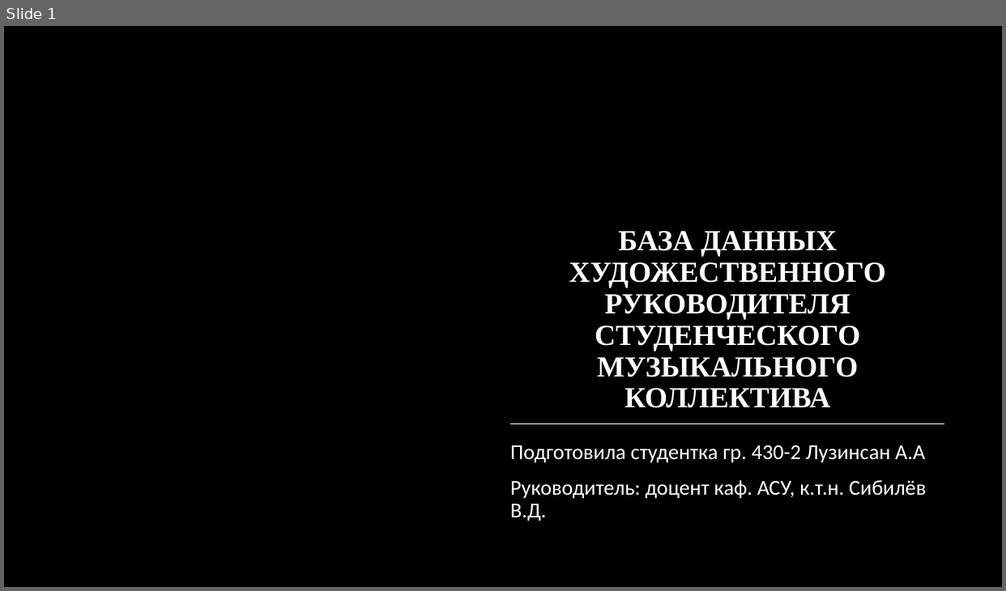
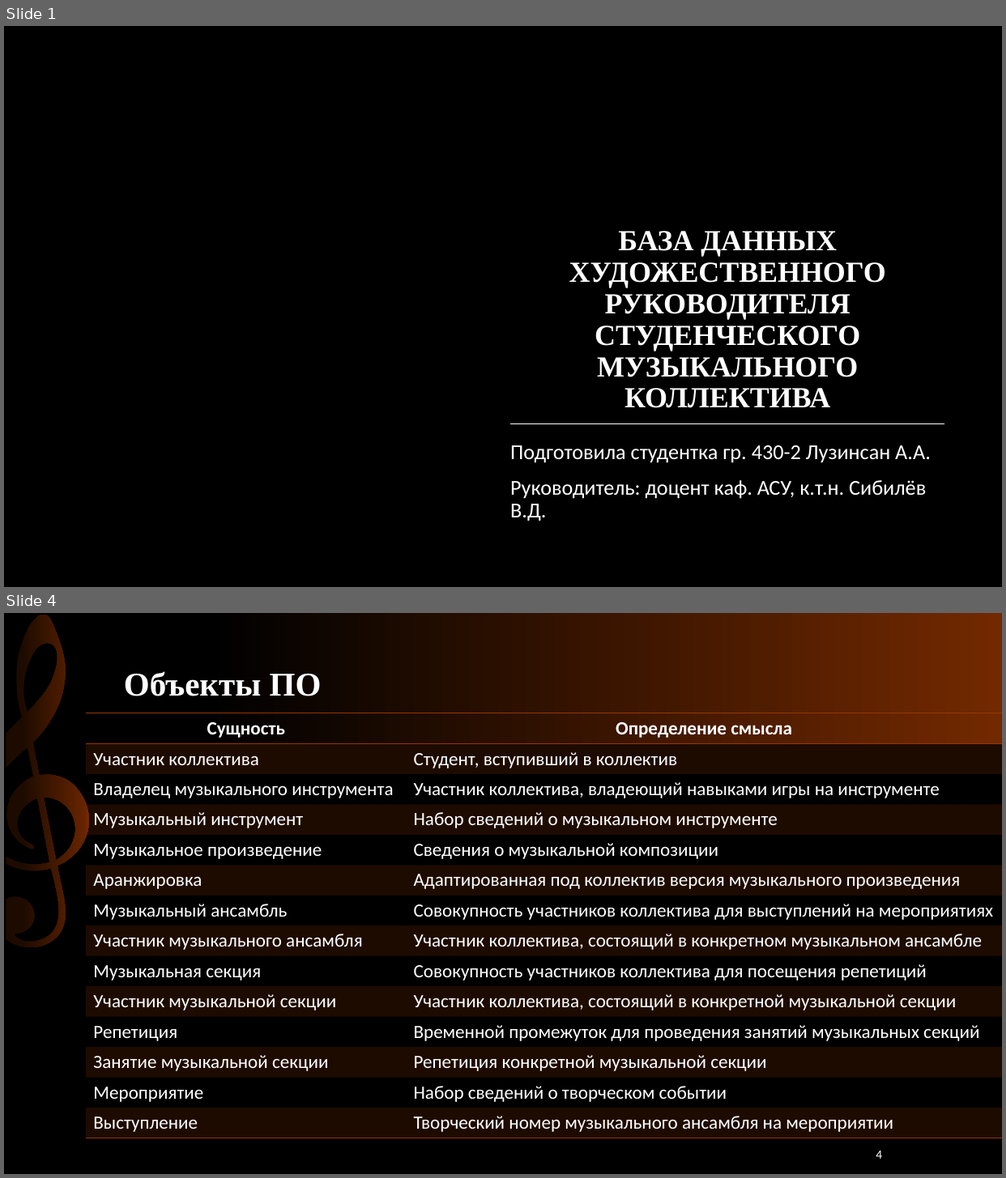
Before and after one commit to Luzinsan/tusur, a slide deck: 3_курс/6_semester/Базы_Данных/Курсовая/Защита.pptx. Shown one above the other, each under a label of ours: slide 1 before the commit, slides 1 and 4 after it; the slides between them are not shown. The pictures are 1006x591 and 1006x1178 pixels, drawn with LibreOffice and Linux fonts; fonts in the diff are those of the drawing; background and template pictures are left out. Boxes give left, top, right and bottom in pixels: in the first picture for what was removed or moved away, otherwise in the second. Text is boxed around its words. In the diff, an @@ line names an element or a change of style, - is before the commit and + after.

```diff
--- a/3_курс/6_semester/Базы_Данных/Курсовая/Защита.pptx
+++ b/3_курс/6_semester/Базы_Данных/Курсовая/Защита.pptx
@@ slide 4 added at (x1=4, y1=613, x2=1002, y2=1174), background #000000 @@
@@ rectangle added at (x1=4, y1=613, x2=1002, y2=744), fill gradient #000000 to #722900 @@
@@ freeform shape added at (x1=4, y1=613, x2=96, y2=950), fill gradient #1E0B00 to #722900 @@
@@ title added at (x1=124, y1=671, x2=322, y2=696), 32 pt, text #FFFFFF, bold @@
+Объекты ПО
@@ table added at (x1=87, y1=713, x2=1002, y2=1139), 14 rows, 2 columns @@
+Сущность | Определение смысла
+Участник коллектива | Студент, вступивший в коллектив
+Владелец музыкального инструмента | Участник коллектива, владеющий навыками игры на инструменте
+Музыкальный инструмент | Набор сведений о музыкальном инструменте
+Музыкальное произведение | Сведения о музыкальной композиции
+Аранжировка | Адаптированная под коллектив версия музыкального произведения
+Музыкальный ансамбль | Совокупность участников коллектива для выступлений на мероприятиях
+Участник музыкального ансамбля | Участник коллектива, состоящий в конкретном музыкальном ансамбле
+Музыкальная секция | Совокупность участников коллектива для посещения репетиций
+Участник музыкальной секции | Участник коллектива, состоящий в конкретной музыкальной секции
+Репетиция | Временной промежуток для проведения занятий музыкальных секций
+Занятие музыкальной секции | Репетиция конкретной музыкальной секции
+Мероприятие | Набор сведений о творческом событии
+Выступление | Творческий номер музыкального ансамбля на мероприятии
@@ page number added at (x1=876, y1=1151, x2=882, y2=1159), 12 pt, text #FFFFFF @@
+4
@@ slide 1 changed as well @@
@@ subtitle at (x1=510, y1=446, x2=931, y2=463): text changed @@
-Подготовила студентка гр. 430-2 Лузинсан А.А
+Подготовила студентка гр. 430-2 Лузинсан А.А.
```
Also in this commit, not shown: 1 other slide changed, 5 other slides added, 5 slides removed.
